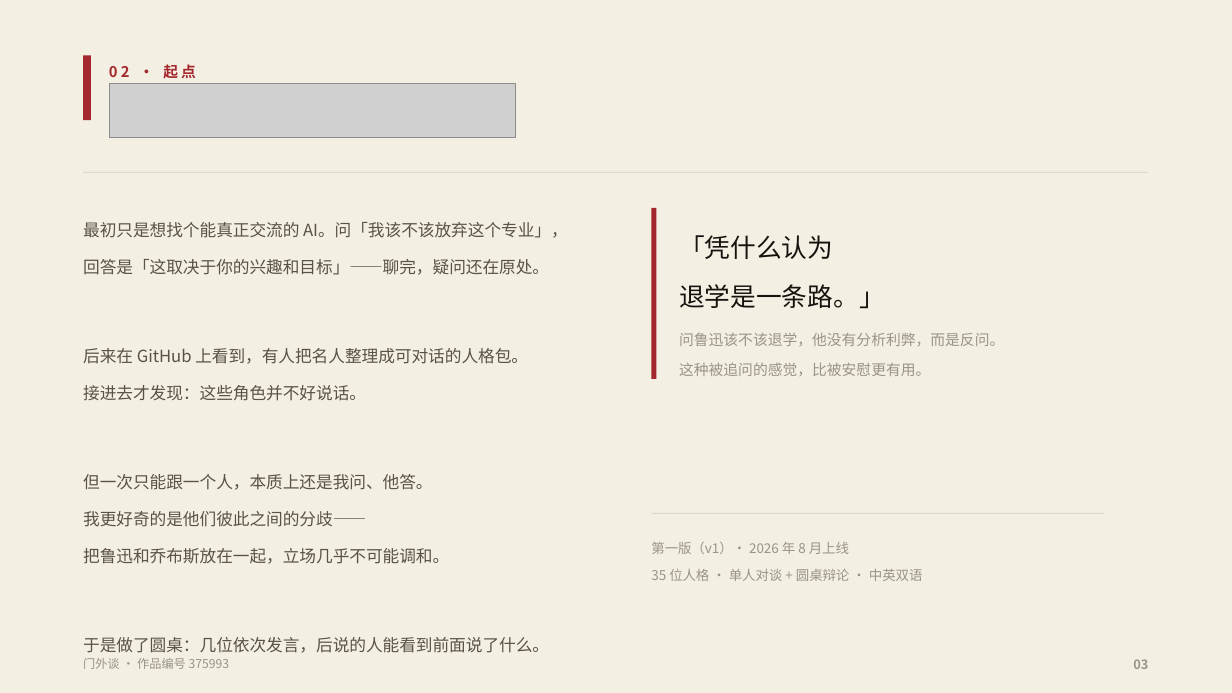
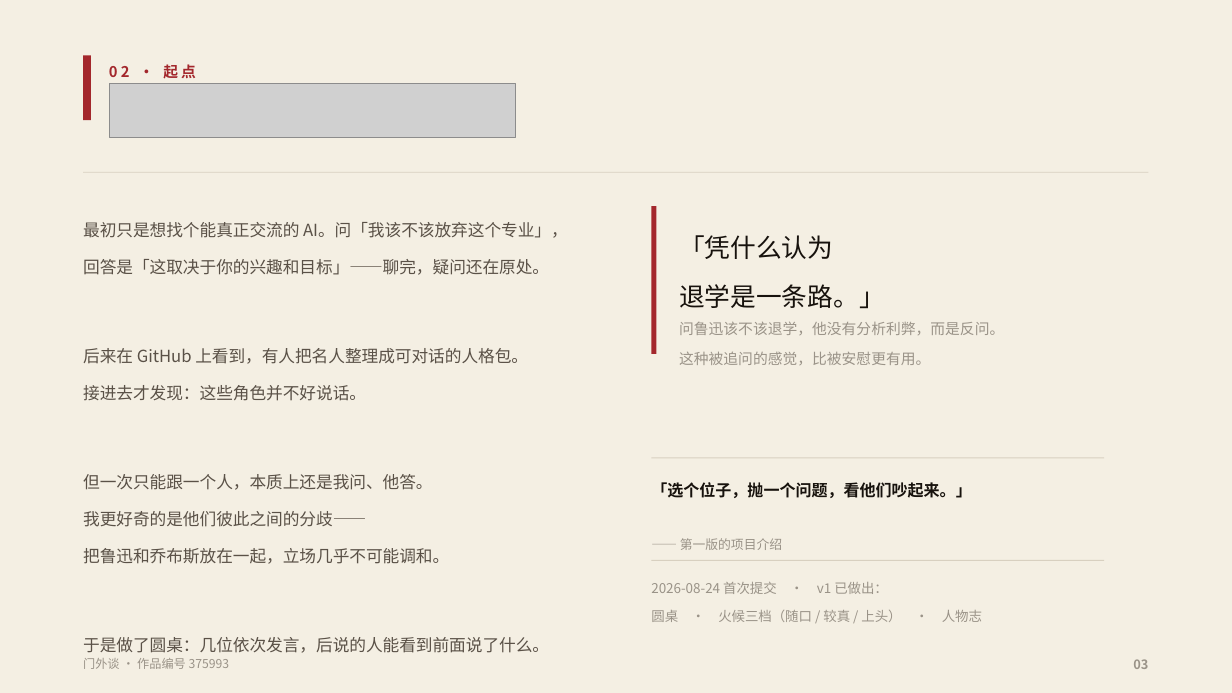
Before and after one commit to fsh114514/menwaitan, a slide deck: slide 3 of competition/答辩PPT.pptx. Drawn at 1232x693 pixels with LibreOffice and Linux fonts; fonts in the diff are those of the drawing; grey boxes stand for pictures. Boxes give left, top, right and bottom in pixels: in the first picture for what was removed or moved away, otherwise in the second. Text is boxed around its words. In the diff, an @@ line names an element or a change of style, - is before the commit and + after.

```diff
--- a/competition/答辩PPT.pptx
+++ b/competition/答辩PPT.pptx
@@ rectangle: place and size @@
-rectangle at [652, 208, 657, 379]
+rectangle at [652, 206, 657, 354]
@@ text "问鲁迅该不该退学，他没有分析利弊，而是反问。": place and size @@
-text "问鲁迅该不该退学，他没有分析利弊，而是反问。" at [679, 333, 1004, 376]
+text "问鲁迅该不该退学，他没有分析利弊，而是反问。" at [679, 322, 1004, 365]
@@ rectangle: place and size @@
-rectangle at [652, 513, 1104, 514]
+rectangle at [652, 457, 1104, 458]
@@ text at [651, 482, 971, 498]: text changed; size 10.5 to 12.5 pt; text colour #9A9388 to #17120D; bold on @@
-第一版（v1）· 2026 年 8 月上线
-35 位人格 · 单人对谈 + 圆桌辩论 · 中英双语
+「选个位子，抛一个问题，看他们吵起来。」
@@ text added at [680, 538, 782, 550], 10 pt, text #9A9388 @@
+—— 第一版的项目介绍
@@ rectangle added at [652, 560, 1104, 561], fill #D8D0C0 @@
@@ text added at [651, 582, 982, 622], 10.5 pt, text #9A9388 @@
+2026-08-24 首次提交 · v1 已做出：
+圆桌 · 火候三档（随口 / 较真 / 上头） · 人物志
```
Also in this commit, not shown: 8 other files.
